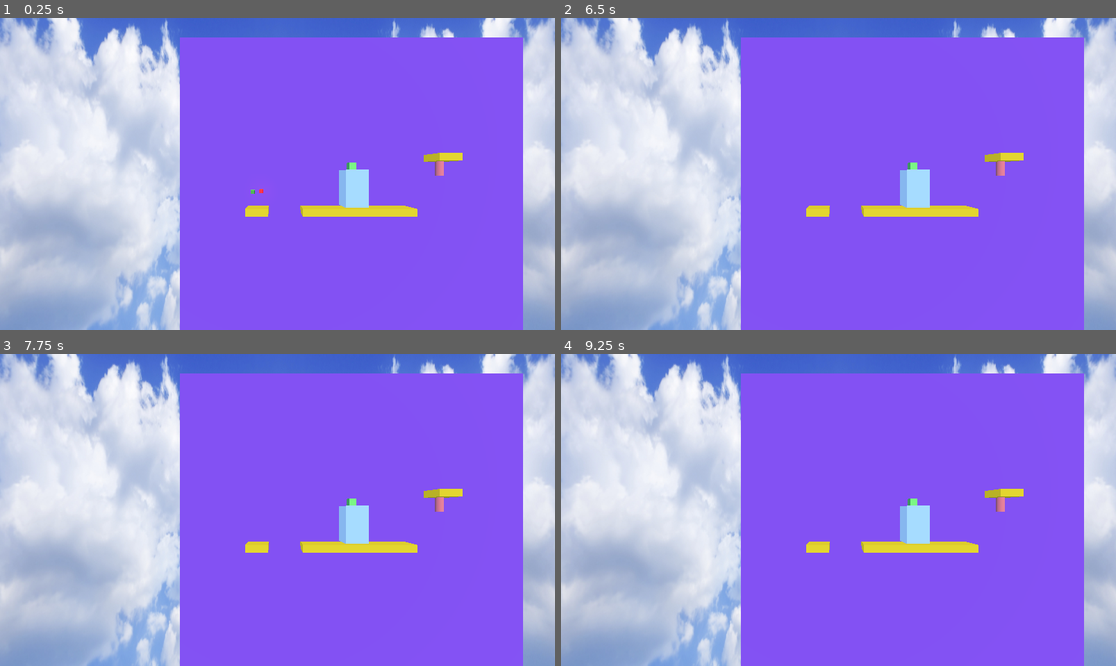
Above: before the commit, frames 1-4 (two rows, left to right).
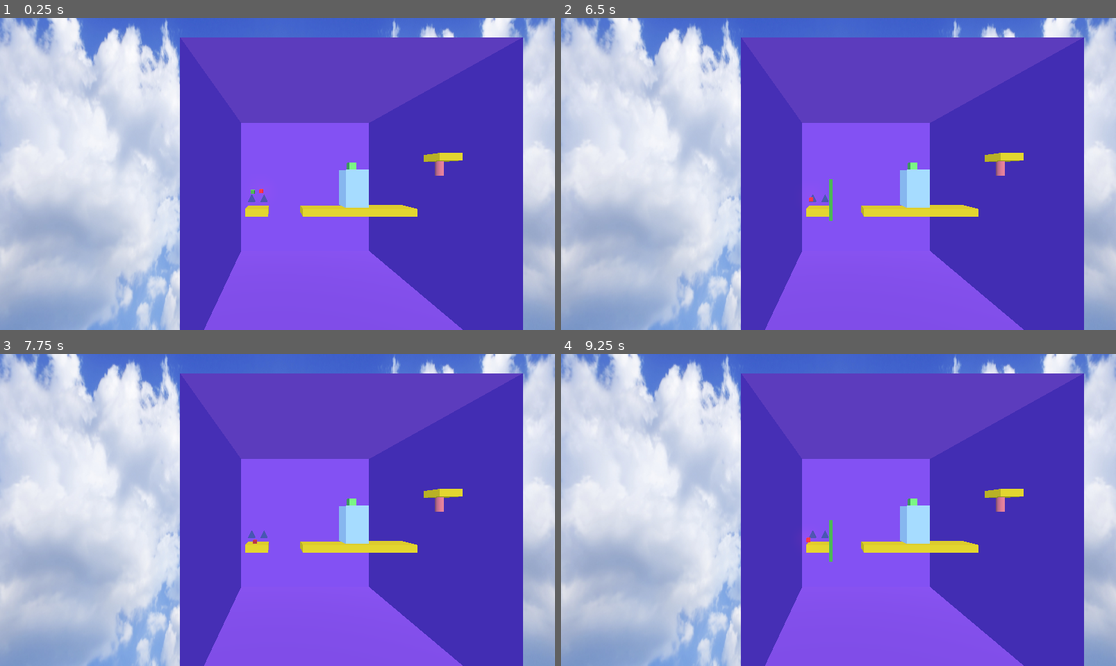
Above: after the commit, the same moments.

Repository: AtlasWongy/gmtk_game_jam_2024
Game: Godot game, scene res://scenes/Game.tscn
The game is run twice, just before and just after one commit, with the same random seed, the same clock (stepped at 60 frames per second) and the same inputs.
Inputs:
- Up to frame 1 (0.25 s): no input
- Up to frame 2 (6.5 s): tap Enter at 0.5, 2.75, 5.75 s; tap Right (movement) at 0.6, 1.55, 2.1, 3.05, 3.8, 4.35, 5.3, 5.85 s; tap Space (jump) at 0.77, 1.25, 1.52, 3.02, 3.77, 4.52, 5, 6.02 s; hold Left (left) 1.28-2.03 s; tap G (grow) at 1.35 s; tap S (shrink) at 2.85 s; hold Q (switch_box) 3.53-4.28 s; hold Left (left) 3.53-5.78 s; hold G (grow) 5.03-5.78 s
- Up to frame 3 (7.75 s): hold S (shrink) 6.53-7.28 s; tap Space (jump) at 6.77, 7.52 s; tap Right (movement) at 6.8, 7.55 s; tap Q (switch_box) at 7.35 s
- Up to frame 4 (9.25 s): tap Space (jump) at 8, 9.02 s; hold Left (left) from 8.03 s (still down); tap Right (movement) at 8.1, 9.05 s; tap G (grow) at 8.85 s

The runs differ from the first frame. In frame 1, 39% of the frame differs, in the area x 32-95%, y 6-100%; in frame 2, 39%; in frame 3, 39%; in frame 4, 39%.

Commit message:
Working spawners

Diff:
--- a/characters/player/player.gd
+++ b/characters/player/player.gd
@@ -19,16 +19,22 @@
 func _ready() -> void:
 
 	SignalBus.set_current_box.connect(_set_can_control)
+	SignalBus.destroy_cube.connect(_destroy_cube)
 
 	if GameManager.current_box != box_type:
 		can_control = false
 
 	mesh.mesh.material.emission_enabled = can_control
+	movement_direction = Vector3(0,0,0)
 
 
 func _set_can_control():
 	can_control = !can_control
 	mesh.mesh.material.emission_enabled = can_control
+
+func _destroy_cube(cube:GameManager.CurrentBox):
+	if cube==box_type:
+		queue_free()
 
 
 func _input(event: InputEvent) -> void:
@@ -67,10 +73,10 @@
 
 func _physics_process(_delta: float) -> void:
 	if is_movement_ongoing():
+		print("whee")
 		SignalBus.set_direction.emit(movement_direction, box_type)
 
 	if is_on_ceiling() and is_changing:
-
 		print("bonk")
 
 
--- /dev/null
+++ b/objects/Spawner/spawner.gd
@@ -0,0 +1,31 @@
+extends Node3D
+
+@export var cube_type: GameManager.CurrentBox
+@export var active_spawner:bool = false
+@export var level_id:int
+
+@onready var marker = $Marker3D
+
+var red_cube_scene = preload("res://characters/player/red_box/red_box.tscn")
+var blue_cube_scene = preload("res://characters/player/blue_box/blue_box.tscn")
+
+
+func _ready():
+	SignalBus.spawn_cube.connect(_spawn_cube)
+
+func _set_active_spawner():
+	pass
+
+func _spawn_cube(cube:GameManager.CurrentBox):
+
+	if cube==cube_type:
+		if cube_type==GameManager.CurrentBox.RED_BOX:
+
+			var red_cube = red_cube_scene.instantiate()
+			red_cube.global_position = marker.global_position
+			GameManager.level_ref.add_child(red_cube)
+		else:
+
+			var blue_cube = blue_cube_scene.instantiate()
+			blue_cube.global_position = marker.global_position
+			GameManager.level_ref.add_child(blue_cube)
--- /dev/null
+++ b/objects/Spawner/spawner.tscn
@@ -0,0 +1,18 @@
+[gd_scene load_steps=4 format=3 uid="uid://cuu7y6g7d73p8"]
+
+[ext_resource type="Script" path="res://objects/Spawner/spawner.gd" id="1_675nh"]
+
+[sub_resource type="StandardMaterial3D" id="StandardMaterial3D_ofuya"]
+albedo_color = Color(0.282, 0.3297, 0.6, 1)
+
+[sub_resource type="PrismMesh" id="PrismMesh_dlb5y"]
+material = SubResource("StandardMaterial3D_ofuya")
+
+[node name="Spawner" type="Node3D"]
+script = ExtResource("1_675nh")
+
+[node name="MeshInstance3D" type="MeshInstance3D" parent="."]
+mesh = SubResource("PrismMesh_dlb5y")
+
+[node name="Marker3D" type="Marker3D" parent="."]
+transform = Transform3D(1, 0, 0, 0, 1, 0, 0, 0, 1, 0, 0, 1.5)
--- a/objects/death_zone.gd
+++ b/objects/death_zone.gd
@@ -1,9 +1,17 @@
 extends Area3D
-
 
 
 
 
 func _on_body_entered(body: Node3D) -> void:
 	if(body is CharacterBody3D):
-		print("dead!")
+
+		SignalBus.destroy_cube.emit(0)
+		SignalBus.destroy_cube.emit(1)
+		var timer = get_tree().create_timer(1)
+		timer.timeout.connect(_respawn)
+
+func _respawn():
+
+	SignalBus.spawn_cube.emit(GameManager.CurrentBox.RED_BOX)
+	SignalBus.spawn_cube.emit(GameManager.CurrentBox.BLUE_BOX)
--- a/scenes/Game.tscn
+++ b/scenes/Game.tscn
@@ -1,11 +1,10 @@
-[gd_scene load_steps=25 format=3 uid="uid://ba5c1vg5wpiy8"]
+[gd_scene load_steps=18 format=3 uid="uid://ba5c1vg5wpiy8"]
 
 [ext_resource type="Texture2D" uid="uid://di4y3hqts0yja" path="res://assets/panorama_sky.png" id="1_ldty6"]
+[ext_resource type="Script" path="res://scenes/level.gd" id="1_mmf7y"]
 [ext_resource type="Shader" path="res://assets/Outline.gdshader" id="2_wopco"]
 [ext_resource type="Script" path="res://objects/cube_level.gd" id="3_a5qgd"]
-[ext_resource type="Material" uid="uid://j54e2f8b3hpx" path="res://assets/Platform.tres" id="4_t8co7"]
-[ext_resource type="PackedScene" uid="uid://dma2hkr6ihng3" path="res://objects/Gate/gate.tscn" id="5_qbu7p"]
-[ext_resource type="PackedScene" uid="uid://d1e0ugdqkbr86" path="res://objects/Flag/flag.tscn" id="6_jnd78"]
+[ext_resource type="PackedScene" uid="uid://6nonlmjrqiry" path="res://scenes/Levels/Level 1-1.tscn" id="5_scypy"]
 [ext_resource type="PackedScene" uid="uid://d1qp5smneb3jt" path="res://characters/player/red_box/red_box.tscn" id="7_ero0o"]
 [ext_resource type="PackedScene" uid="uid://c80ku4vswsnix" path="res://characters/player/blue_box/blue_box.tscn" id="8_mw2t5"]
 [ext_resource type="Script" path="res://objects/death_zone.gd" id="9_5d677"]
@@ -48,37 +47,18 @@
 
 [sub_resource type="BoxMesh" id="BoxMesh_sxh4v"]
 material = SubResource("StandardMaterial3D_vvsc4")
+flip_faces = true
 size = Vector3(50, 50, 50)
 
 [sub_resource type="ConcavePolygonShape3D" id="ConcavePolygonShape3D_h8te1"]
 data = PackedVector3Array(-0.5, 0.5, 1, 0.5, 0.5, 1, -0.5, -0.5, 1, 0.5, 0.5, 1, 0.5, -0.5, 1, -0.5, -0.5, 1, 0.5, 0.5, …(428 unchanged characters)…
-
-[sub_resource type="BoxMesh" id="BoxMesh_cq13r"]
-material = ExtResource("4_t8co7")
-size = Vector3(3, 1, 3)
-
-[sub_resource type="ConcavePolygonShape3D" id="ConcavePolygonShape3D_up43u"]
-data = PackedVector3Array(-1.5, 0.5, 1.5, 1.5, 0.5, 1.5, -1.5, -0.5, 1.5, 1.5, 0.5, 1.5, 1.5, -0.5, 1.5, -1.5, -0.5, 1.5, 1.5, 0.5, -1.5, -1.5, 0.5, -1.5, 1.5, -0.5, -1.5, -1.5, 0.5, -1.5, -1.5, -0.5, -1.5, 1.5, -0.5, -1.5, 1.5, 0.5, 1.5, 1.5, 0.5, -1.5, 1.5, -0.5, 1.5, 1.5, 0.5, -1.5, 1.5, -0.5, -1.5, 1.5, -0.5, 1.5, -1.5, 0.5, -1.5, -1.5, 0.5, 1.5, -1.5, -0.5, -1.5, -1.5, 0.5, 1.5, -1.5, -0.5, 1.5, -1.5, -0.5, -1.5, 1.5, 0.5, 1.5, -1.5, 0.5, 1.5, 1.5, 0.5, -1.5, -1.5, 0.5, 1.5, -1.5, 0.5, -1.5, 1.5, 0.5, -1.5, -1.5, -0.5, 1.5, 1.5, -0.5, 1.5, -1.5, -0.5, -1.5, 1.5, -0.5, 1.5, 1.5, -0.5, -1.5, -1.5, -0.5, -1.5)
-
-[sub_resource type="BoxMesh" id="BoxMesh_ipxim"]
-material = ExtResource("4_t8co7")
-size = Vector3(15, 1, 3)
-
-[sub_resource type="ConcavePolygonShape3D" id="ConcavePolygonShape3D_0v7l7"]
-data = PackedVector3Array(-7.5, 0.5, 1.5, 7.5, 0.5, 1.5, -7.5, -0.5, 1.5, 7.5, 0.5, 1.5, 7.5, -0.5, 1.5, -7.5, -0.5, 1.5, 7.5, 0.5, -1.5, -7.5, 0.5, -1.5, 7.5, -0.5, -1.5, -7.5, 0.5, -1.5, -7.5, -0.5, -1.5, 7.5, -0.5, -1.5, 7.5, 0.5, 1.5, 7.5, 0.5, -1.5, 7.5, -0.5, 1.5, 7.5, 0.5, -1.5, 7.5, -0.5, -1.5, 7.5, -0.5, 1.5, -7.5, 0.5, -1.5, -7.5, 0.5, 1.5, -7.5, -0.5, -1.5, -7.5, 0.5, 1.5, -7.5, -0.5, 1.5, -7.5, -0.5, -1.5, 7.5, 0.5, 1.5, -7.5, 0.5, 1.5, 7.5, 0.5, -1.5, -7.5, 0.5, 1.5, -7.5, 0.5, -1.5, 7.5, 0.5, -1.5, -7.5, -0.5, 1.5, 7.5, -0.5, 1.5, -7.5, -0.5, -1.5, 7.5, -0.5, 1.5, 7.5, -0.5, -1.5, -7.5, -0.5, -1.5)
-
-[sub_resource type="BoxMesh" id="BoxMesh_4blld"]
-material = ExtResource("4_t8co7")
-size = Vector3(3, 1, 3)
-
-[sub_resource type="ConcavePolygonShape3D" id="ConcavePolygonShape3D_bjhtf"]
-data = PackedVector3Array(-1.5, 0.5, 1.5, 1.5, 0.5, 1.5, -1.5, -0.5, 1.5, 1.5, 0.5, 1.5, 1.5, -0.5, 1.5, -1.5, -0.5, 1.5, 1.5, 0.5, -1.5, -1.5, 0.5, -1.5, 1.5, -0.5, -1.5, -1.5, 0.5, -1.5, -1.5, -0.5, -1.5, 1.5, -0.5, -1.5, 1.5, 0.5, 1.5, 1.5, 0.5, -1.5, 1.5, -0.5, 1.5, 1.5, 0.5, -1.5, 1.5, -0.5, -1.5, 1.5, -0.5, 1.5, -1.5, 0.5, -1.5, -1.5, 0.5, 1.5, -1.5, -0.5, -1.5, -1.5, 0.5, 1.5, -1.5, -0.5, 1.5, -1.5, -0.5, -1.5, 1.5, 0.5, 1.5, -1.5, 0.5, 1.5, 1.5, 0.5, -1.5, -1.5, 0.5, 1.5, -1.5, 0.5, -1.5, 1.5, 0.5, -1.5, -1.5, -0.5, 1.5, 1.5, -0.5, 1.5, -1.5, -0.5, -1.5, 1.5, -0.5, 1.5, 1.5, -0.5, -1.5, -1.5, -0.5, -1.5)
 
 [sub_resource type="WorldBoundaryShape3D" id="WorldBoundaryShape3D_lg6u2"]
 
 [node name="Game" type="Node"]
 
 [node name="Level" type="Node3D" parent="."]
+script = ExtResource("1_mmf7y")
 
 [node name="WorldEnvironment" type="WorldEnvironment" parent="Level"]
 environment = SubResource("Environment_dqqoc")
@@ -107,44 +87,7 @@
 [node name="CollisionShape3D" type="CollisionShape3D" parent="Level/BackgroundCube/StaticBody3D"]
 shape = SubResource("ConcavePolygonShape3D_h8te1")
 
-[node name="Face 1" type="Node3D" parent="Level/BackgroundCube"]
-transform = Transform3D(1, 0, 0, 0, 1, 0, 0, 0, 1, 0, 0, 32.3289)
-
-[node name="Platform" type="MeshInstance3D" parent="Level/BackgroundCube/Face 1"]
-transform = Transform3D(1, -9.47561e-05, 0.000127197, 9.47623e-05, 1, -4.84132e-05, -0.000127192, 4.84252e-05, 1, -13.5478, -9.53674e-07, -5.88212)
-mesh = SubResource("BoxMesh_cq13r")
-skeleton = NodePath("../../../..")
-
-[node name="StaticBody3D" type="StaticBody3D" parent="Level/BackgroundCube/Face 1/Platform"]
-
-[node name="CollisionShape3D" type="CollisionShape3D" parent="Level/BackgroundCube/Face 1/Platform/StaticBody3D"]
-shape = SubResource("ConcavePolygonShape3D_up43u")
-
-[node name="Platform2" type="MeshInstance3D" parent="Level/BackgroundCube/Face 1"]
-transform = Transform3D(1, -0.000189502, 0.000254398, 0.000189527, 1, -9.68145e-05, -0.00025438, 9.68627e-05, 1, 0.044007, 0, -5.90319)
-mesh = SubResource("BoxMesh_ipxim")
-skeleton = NodePath("../Platform")
-
-[node name="StaticBody3D" type="StaticBody3D" parent="Level/BackgroundCube/Face 1/Platform2"]
-
-[node name="CollisionShape3D" type="CollisionShape3D" parent="Level/BackgroundCube/Face 1/Platform2/StaticBody3D"]
-shape = SubResource("ConcavePolygonShape3D_0v7l7")
-
-[node name="Gate" parent="Level/BackgroundCube/Face 1" instance=ExtResource("5_qbu7p")]
-transform = Transform3D(1, -0.000189502, 0.000254399, 0.000189527, 1, -9.68146e-05, -0.000254381, 9.68628e-05, 1, -0.300493, 3.11371, -5.90319)
-
-[node name="Platform3" type="MeshInstance3D" parent="Level/BackgroundCube/Face 1"]
-transform = Transform3D(-1, 8.74228e-08, 0, -8.74228e-08, -1, 0, 0, 0, 1, 12.0436, 7.33723, -5.90319)
-mesh = SubResource("BoxMesh_4blld")
-skeleton = NodePath("../Platform")
-
-[node name="StaticBody3D" type="StaticBody3D" parent="Level/BackgroundCube/Face 1/Platform3"]
-
-[node name="CollisionShape3D" type="CollisionShape3D" parent="Level/BackgroundCube/Face 1/Platform3/StaticBody3D"]
-shape = SubResource("ConcavePolygonShape3D_bjhtf")
-
-[node name="Flag" parent="Level/BackgroundCube/Face 1/Platform3" instance=ExtResource("6_jnd78")]
-transform = Transform3D(1, 0.000189527, -0.000144131, -0.000189519, 1, 5.48818e-05, 0.00014414, -5.48545e-05, 1, -0.195686, 1.5014, -0.768833)
+[node name="Face 1" parent="Level/BackgroundCube" instance=ExtResource("5_scypy")]
 
 [node name="RedBox" parent="Level" instance=ExtResource("7_ero0o")]
 transform = Transform3D(1, 0, 0, 0, 1, 0, 0, 0, 1, -13.0771, 3.28289, 26.2107)
@@ -159,5 +102,4 @@
 [node name="CollisionShape3D" type="CollisionShape3D" parent="Level/DeathZone"]
 shape = SubResource("WorldBoundaryShape3D_lg6u2")
 
-[connection signal="change_face" from="Level/BackgroundCube/Face 1/Platform3/Flag" to="Level/BackgroundCube" method="_on_flag_change_face"]
 [connection signal="body_entered" from="Level/DeathZone" to="Level/DeathZone" method="_on_body_entered"]
--- /dev/null
+++ b/scenes/Levels/Level 1-1.tscn
@@ -0,0 +1,73 @@
+[gd_scene load_steps=11 format=3 uid="uid://6nonlmjrqiry"]
+
+[ext_resource type="Material" uid="uid://j54e2f8b3hpx" path="res://assets/Platform.tres" id="1_ns4xa"]
+[ext_resource type="PackedScene" uid="uid://dma2hkr6ihng3" path="res://objects/Gate/gate.tscn" id="2_amt6t"]
+[ext_resource type="PackedScene" uid="uid://cuu7y6g7d73p8" path="res://objects/Spawner/spawner.tscn" id="2_riop2"]
+[ext_resource type="PackedScene" uid="uid://d1e0ugdqkbr86" path="res://objects/Flag/flag.tscn" id="3_brlvj"]
+
+[sub_resource type="BoxMesh" id="BoxMesh_cq13r"]
+material = ExtResource("1_ns4xa")
+size = Vector3(3, 1, 3)
+
+[sub_resource type="ConcavePolygonShape3D" id="ConcavePolygonShape3D_up43u"]
+data = PackedVector3Array(-1.5, 0.5, 1.5, 1.5, 0.5, 1.5, -1.5, -0.5, 1.5, 1.5, 0.5, 1.5, 1.5, -0.5, 1.5, -1.5, -0.5, 1.5, 1.5, 0.5, -1.5, -1.5, 0.5, -1.5, 1.5, -0.5, -1.5, -1.5, 0.5, -1.5, -1.5, -0.5, -1.5, 1.5, -0.5, -1.5, 1.5, 0.5, 1.5, 1.5, 0.5, -1.5, 1.5, -0.5, 1.5, 1.5, 0.5, -1.5, 1.5, -0.5, -1.5, 1.5, -0.5, 1.5, -1.5, 0.5, -1.5, -1.5, 0.5, 1.5, -1.5, -0.5, -1.5, -1.5, 0.5, 1.5, -1.5, -0.5, 1.5, -1.5, -0.5, -1.5, 1.5, 0.5, 1.5, -1.5, 0.5, 1.5, 1.5, 0.5, -1.5, -1.5, 0.5, 1.5, -1.5, 0.5, -1.5, 1.5, 0.5, -1.5, -1.5, -0.5, 1.5, 1.5, -0.5, 1.5, -1.5, -0.5, -1.5, 1.5, -0.5, 1.5, 1.5, -0.5, -1.5, -1.5, -0.5, -1.5)
+
+[sub_resource type="BoxMesh" id="BoxMesh_ipxim"]
+material = ExtResource("1_ns4xa")
+size = Vector3(15, 1, 3)
+
+[sub_resource type="ConcavePolygonShape3D" id="ConcavePolygonShape3D_0v7l7"]
+data = PackedVector3Array(-7.5, 0.5, 1.5, 7.5, 0.5, 1.5, -7.5, -0.5, 1.5, 7.5, 0.5, 1.5, 7.5, -0.5, 1.5, -7.5, -0.5, 1.5, 7.5, 0.5, -1.5, -7.5, 0.5, -1.5, 7.5, -0.5, -1.5, -7.5, 0.5, -1.5, -7.5, -0.5, -1.5, 7.5, -0.5, -1.5, 7.5, 0.5, 1.5, 7.5, 0.5, -1.5, 7.5, -0.5, 1.5, 7.5, 0.5, -1.5, 7.5, -0.5, -1.5, 7.5, -0.5, 1.5, -7.5, 0.5, -1.5, -7.5, 0.5, 1.5, -7.5, -0.5, -1.5, -7.5, 0.5, 1.5, -7.5, -0.5, 1.5, -7.5, -0.5, -1.5, 7.5, 0.5, 1.5, -7.5, 0.5, 1.5, 7.5, 0.5, -1.5, -7.5, 0.5, 1.5, -7.5, 0.5, -1.5, 7.5, 0.5, -1.5, -7.5, -0.5, 1.5, 7.5, -0.5, 1.5, -7.5, -0.5, -1.5, 7.5, -0.5, 1.5, 7.5, -0.5, -1.5, -7.5, -0.5, -1.5)
+
+[sub_resource type="BoxMesh" id="BoxMesh_4blld"]
+material = ExtResource("1_ns4xa")
+size = Vector3(3, 1, 3)
+
+[sub_resource type="ConcavePolygonShape3D" id="ConcavePolygonShape3D_bjhtf"]
+data = PackedVector3Array(-1.5, 0.5, 1.5, 1.5, 0.5, 1.5, -1.5, -0.5, 1.5, 1.5, 0.5, 1.5, 1.5, -0.5, 1.5, -1.5, -0.5, 1.5, 1.5, 0.5, -1.5, -1.5, 0.5, -1.5, 1.5, -0.5, -1.5, -1.5, 0.5, -1.5, -1.5, -0.5, -1.5, 1.5, -0.5, -1.5, 1.5, 0.5, 1.5, 1.5, 0.5, -1.5, 1.5, -0.5, 1.5, 1.5, 0.5, -1.5, 1.5, -0.5, -1.5, 1.5, -0.5, 1.5, -1.5, 0.5, -1.5, -1.5, 0.5, 1.5, -1.5, -0.5, -1.5, -1.5, 0.5, 1.5, -1.5, -0.5, 1.5, -1.5, -0.5, -1.5, 1.5, 0.5, 1.5, -1.5, 0.5, 1.5, 1.5, 0.5, -1.5, -1.5, 0.5, 1.5, -1.5, 0.5, -1.5, 1.5, 0.5, -1.5, -1.5, -0.5, 1.5, 1.5, -0.5, 1.5, -1.5, -0.5, -1.5, 1.5, -0.5, 1.5, 1.5, -0.5, -1.5, -1.5, -0.5, -1.5)
+
+[node name="Face 1" type="Node3D"]
+transform = Transform3D(1, 0, 0, 0, 1, 0, 0, 0, 1, 0, 0, 32.3289)
+
+[node name="Platform" type="MeshInstance3D" parent="."]
+transform = Transform3D(1, -9.47561e-05, 0.000127197, 9.47623e-05, 1, -4.84132e-05, -0.000127192, 4.84252e-05, 1, -13.5478, -9.53674e-07, -5.88212)
+mesh = SubResource("BoxMesh_cq13r")
+skeleton = NodePath("../../../..")
+
+[node name="StaticBody3D" type="StaticBody3D" parent="Platform"]
+
+[node name="CollisionShape3D" type="CollisionShape3D" parent="Platform/StaticBody3D"]
+shape = SubResource("ConcavePolygonShape3D_up43u")
+
+[node name="Spawner" parent="Platform" instance=ExtResource("2_riop2")]
+transform = Transform3D(1, 3.41771e-12, 0, -2.56728e-11, 1, 0, 0, 0, 1, -0.953, 1.622, -1)
+
+[node name="Spawner2" parent="Platform" instance=ExtResource("2_riop2")]
+transform = Transform3D(1, 3.41771e-12, 0, -4.02247e-11, 1, 0, 0, 0, 1, 0.79, 1.613, -1)
+cube_type = 1
+
+[node name="Platform2" type="MeshInstance3D" parent="."]
+transform = Transform3D(1, -0.000189502, 0.000254398, 0.000189527, 1, -9.68145e-05, -0.00025438, 9.68627e-05, 1, 0.044007, 0, -5.90319)
+mesh = SubResource("BoxMesh_ipxim")
+skeleton = NodePath("../Platform")
+
+[node name="StaticBody3D" type="StaticBody3D" parent="Platform2"]
+
+[node name="CollisionShape3D" type="CollisionShape3D" parent="Platform2/StaticBody3D"]
+shape = SubResource("ConcavePolygonShape3D_0v7l7")
+
+[node name="Gate" parent="." instance=ExtResource("2_amt6t")]
+transform = Transform3D(1, -0.000189502, 0.000254399, 0.000189527, 1, -9.68146e-05, -0.000254381, 9.68628e-05, 1, -0.300493, 3.11371, -5.90319)
+
+[node name="Platform3" type="MeshInstance3D" parent="."]
+transform = Transform3D(-1, 8.74228e-08, 0, -8.74228e-08, -1, 0, 0, 0, 1, 12.0436, 7.33723, -5.90319)
+mesh = SubResource("BoxMesh_4blld")
+skeleton = NodePath("../Platform")
+
+[node name="StaticBody3D" type="StaticBody3D" parent="Platform3"]
+
+[node name="CollisionShape3D" type="CollisionShape3D" parent="Platform3/StaticBody3D"]
+shape = SubResource("ConcavePolygonShape3D_bjhtf")
+
+[node name="Flag" parent="Platform3" instance=ExtResource("3_brlvj")]
+transform = Transform3D(1, 0.000189527, -0.000144131, -0.000189519, 1, 5.48818e-05, 0.00014414, -5.48545e-05, 1, -0.195686, 1.5014, -0.768833)
--- /dev/null
+++ b/scenes/level.gd
@@ -0,0 +1,6 @@
+extends Node3D
+
+
+# Called when the node enters the scene tree for the first time.
+func _ready() -> void:
+	SignalBus.register_level.emit(self)
--- a/singletons/game_manager.gd
+++ b/singletons/game_manager.gd
@@ -6,13 +6,21 @@
 
 var can_switch:bool = true
 
+var level_ref: Node3D #used for spawners to spawn new cubes in
+
 func _ready() -> void:
 	current_box = CurrentBox.RED_BOX
 	SignalBus.set_current_box.connect(_disable_switch)
 	SignalBus.set_enable_switch.connect(_enable_switch)
+	SignalBus.register_level.connect(_register_level)
 
 func _disable_switch():
 	can_switch = false
 
 func _enable_switch():
 	can_switch = true
+
+func _register_level(level:Node3D):
+
+	level_ref = level
+	print(level)
--- a/singletons/signal_bus.gd
+++ b/singletons/signal_bus.gd
@@ -6,3 +6,6 @@
 signal set_current_box()
 signal set_enable_switch()
 signal pressed_grow(box_type:int)
+signal spawn_cube()
+signal destroy_cube()
+signal register_level(node3d:Node3D)
